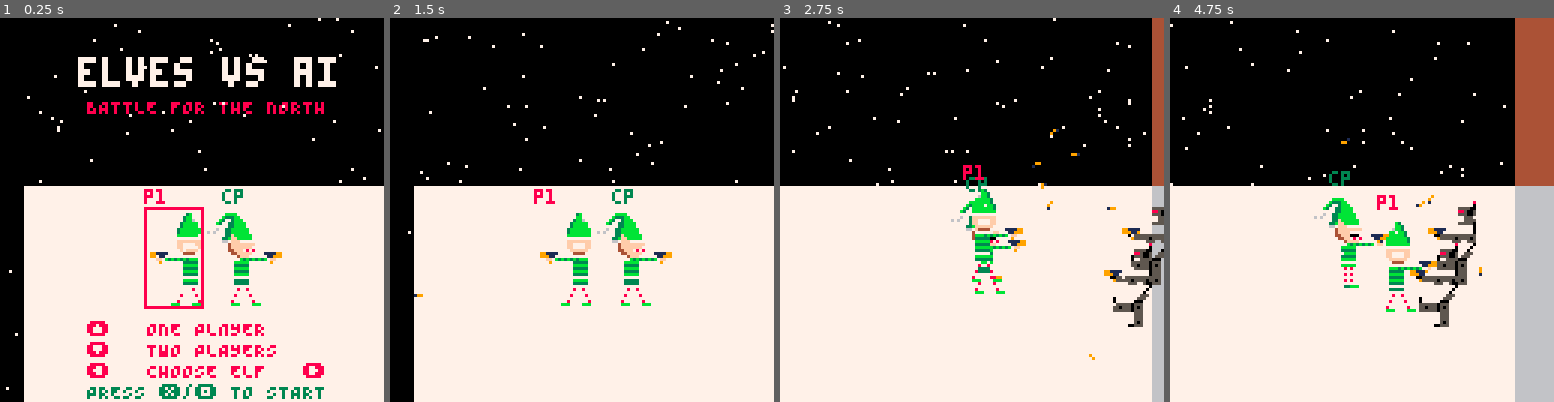
Above: before the commit, frames 1-4 (left to right).
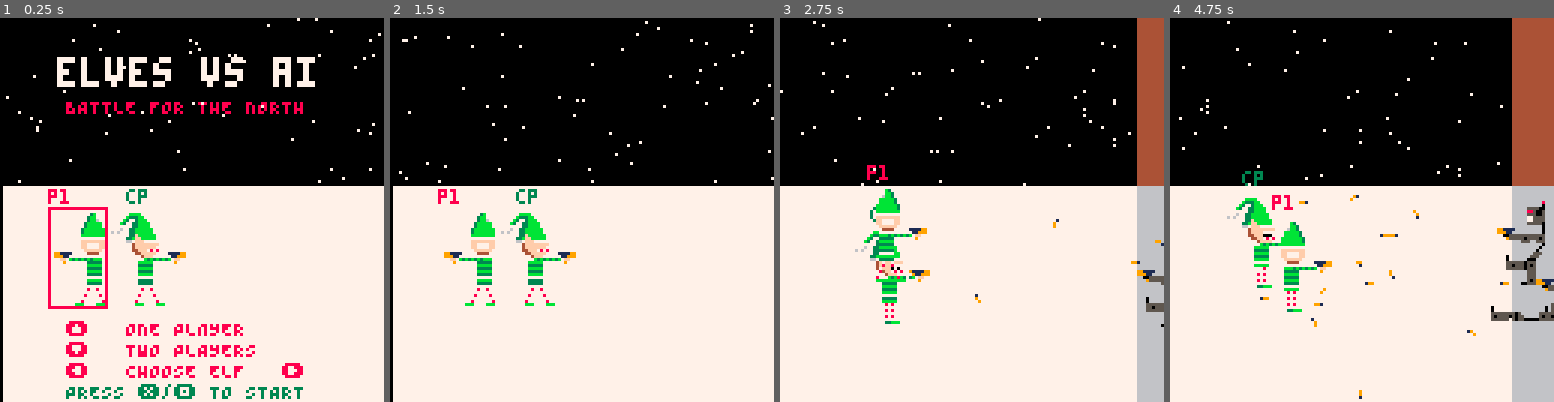
Above: after the commit, the same moments.

Repository: ryangrossGitHub/eva
Game: PICO-8 cartridge eva.p8
Same seed, same stepped clock (60 frames per second), same inputs: the game is played once before the commit and once after it.
Inputs:
- Up to frame 1 (0.25 s): no input
- Up to frame 2 (1.5 s): tap X (X key) at 0.33, 1.07 s; tap O (Z key) at 0.7 s
- Up to frame 3 (2.75 s): hold Right 1.6-2.1 s; tap O (Z key) at 1.7, 2.1, 2.5 s; tap X (X key) at 1.85 s; hold Up 2.15-2.42 s; hold Right from 2.47 s (still down)
- Up to frame 4 (4.75 s): tap O (Z key) every 0.4 s from 2.9 to 4.5 s; tap X (X key) at 2.97, 4.08 s; release Right at 3.03 s; hold Left 3.08-3.58 s; hold Down 3.63-3.97 s; hold Right 4.02-4.68 s; hold Up from 4.73 s (still down)

The runs differ from the first frame. In frame 1, 17% of the frame differs, in the area x 0-100%, y 0-100%; in frame 2, 8.0%; in frame 3, 9.1%; in frame 4, 8.6%.

Commit message:
Fixed friendly fire. Adding bot pushing mechanism. Bot falling animation.

Diff:
--- a/eva.p8
+++ b/eva.p8
@@ -270,9 +270,6 @@
 
 
 
-__gff__
-0000000000000000000000000000000000000000000000000000000000000000000000000000000000000000000000000000000000000000000000000000000000000000000000000000000000000000000000000000000000000000000000000000000000000000000000000000000000000000000000000000000000000000
-0000000000000000000000000000000000000000000000000000000000000000000000000000000000000000000000000000000000000000000000000000000000000000000100000000000000000000000000000000000000000000000000000000000000000000000000000000000000000000000000000000000000000000
 __map__
 c3c3c3c3c3c3c3c3c3c3c3c3c3c3c3c3d1d1d1d1d1d1d1d1d1d1d1d1d1d1d1d1d1d1d1d1d1d1d1d1d1d1d1d1d1d1c3c3c3c3c3c3c3c3c3c3c3c3c3c3c3c3c3c3c3c3c3c3c3c3c3c3c3c3c3c3c3c3c3c3c3c3c3c3c3c3c3c3c3c3c3c3c3c3c3c3c3c3c3c3c3c3c3c3c3c3c3c3c3c3c3c3c3c3c3c3c3c300000000000000000000
 c3c3c3c3c3c3c3c3c3c3c3c3c3c3c3c3d1d1d1d1d1d1d1d1d1d1d1d1d1d1d1d1d1d1d1d1d1d1d1d1d1d1d1d1d1d1c3c3c3c3c3c3c3c3c3c3c3c3c3c3c3c3c3c3c3c3c3c3c3c3c3c3c3c3c3c3c3c3c3c3c3c3c3c3c3c3c3c3c3c3c3c3c3c3c3c3c3c3c3c3c3c3c3c3c3c3c3c3c3c3c3c3c3c3c3c3c3c3c3c3c3c3c3c3c3c3c3c3
@@ -284,8 +281,8 @@
 c2c2c2c2c2c2c2c2c2c2c2c2c2c2c2c2c0c0c0c0c0c0c0c0c0c0c0c0c0c0c0c0c0c0c0c0c0c0c0c0c0c0c0c0c0c0c3c3c3c3c3c3c3c3c3c3c3c3c3c3c3c3c3c3c3c3c3c3c3c3c3c3c3c3c3c3c3744040404040404040404040404040c3c3c3404040c3c3c3c3c3c340404040c3404040404040404040c340404040c3c340c340
 c2c2c2c2c2c2c2c2c2c2c2c2c2c2c2c2c0c0c0c0c0c0c0c0c0c0c0c0c0c0c0c0c0c0c0c0c0c0c0c0c0c0c0c0c0c0c3c3c3c3c3c3c3c3c3c3c3c3c3c3c3c3c3c340c3c3c3c3c3c3c3c3c3c3c3c3c340404040404040404040404040404040404040c340404040c3c340404040c340404040404040404040404040404040404040
 c2c2c2c2c2c2c2c2c2c2c2c2c2c2c2c2c0c0c0c0c0c0c0c0c0c0c0c0c0c0c0c0c0c0c0c0c0c0c0c0c0c0c0c0c0c0c3c3c3c3c3c3c3c3c3c3c3c3c3c3c3c3c3c340c3c3c3c3c3c3c3c3c3c3c3c3c340404040404040404040404040404040404040404040c3c3c340404040404040404040404040404040404040404040404040
-c2c2c2c2c2c2c2c2c2c2c2c2c2c2c2c2c0c0c0c0c0c0c0c5c5c5c5c5c5c5c0c0c0c0c0c0c0c0c0c0c0c0c0c0c0c0c3c3c3c3c3c3c3c3c3c3c3c3c3c3c3c3c3c340c3c3c3c3c3c3c3c3c3c3c3c3c3404040404040404040404040404040404040404040404040404040404040404040404040404040c340404040404040404040
-c2c2c2c2c2c2c2c2c2c2c2c2c2c2c2c2c0c0c0c0c0c0c0c5c0c0c0c0c0c5c0c0c0c0c0c0c0c0c0c0c0c0c0c0c0c0c3c3c3c3c3c3c3c3c3c3c3c3c3c3c3c3c3c340c3c3c3c3c3c3c3c3c3c3c3c3c34040404040404040404040404040404040404040404040404040404040404040404040404040404040404040404040404040
+c2c2c2c2c2c2c2c2c2c2c2c2c2c2c2c2c0c0c0c0c0c0c0c0c0c0c0c0c0c0c0c0c0c0c0c0c0c0c0c0c0c0c0c0c0c0c3c3c3c3c3c3c3c3c3c3c3c3c3c3c3c3c3c340c3c3c3c3c3c3c3c3c3c3c3c3c3404040404040404040404040404040404040404040404040404040404040404040404040404040c340404040404040404040
+c2c2c2c2c2c2c2c2c2c2c2c2c2c2c2c2c0c0c0c0c0c0c0c0c0c0c0c0c0c0c0c0c0c0c0c0c0c0c0c0c0c0c0c0c0c0c3c3c3c3c3c3c3c3c3c3c3c3c3c3c3c3c3c340c3c3c3c3c3c3c3c3c3c3c3c3c34040404040404040404040404040404040404040404040404040404040404040404040404040404040404040404040404040
 c2c2c2c2c2c2c2c2c2c2c2c2c2c2c2c2c0c0c0c0c0c0c0c0c0c0c0c0c0c0c0c0c0c0c0c0c0c0c0c0c0c0c0c0c0c0c3c3c3c3c3c3c3c3c3c3c3c3c3c3c3c3c3c340c3c3c3c3c3c3c3c3c3c3c3c3c34040404040404040404040404040c34040404040404040404040404040404040404040404040404040404040404040404040
 c2c2c2c2c2c2c2c2c2c2c2c2c2c2c2c2c0c0c0c0c0c0c0c0c0c0c0c0c0c0c0c0c0c0c0c0c0c0c0c0c0c0c0c0c0c0c3c3c3c3c3c3c3c3c3c3c3c3c3c3c3c3c3c340c3c3c3c3c3c3c3c3c3c3c3c3c34040404040404040404040404040404040404040404040404040404040404040404040404040404040404040404040404040
 c2c2c2c2c2c2c2c2c2c2c2c2c2c2c2c2c0c0c0c0c0c0c0c0c0c0c0c0c0c0c0c0c0c0c0c0c0c0c0c0c0c0c0c0c0c0c3c3c3c3c3c3c3c3c3c3c3c3c3c3c3c3c3c3c3c3c3c3c3c3c3c3c3c3c3c3c3c34040404040404040404040404040404040404040404040404040404040404040404040404040404040404040404040404040
--- a/src/enemies.lua
+++ b/src/enemies.lua
@@ -5,32 +5,33 @@
 enemy_spawn_delay_count = 0
 enemy_health = 20
 enemy_head_sprite_list = {132, 133, 148, 149, 164, 165, 180, 181}
-enemy_dead_frame = 1000 -- how long before removing from table to avoid out of mem error
+enemy_dead_frame = 40 -- how long before removing from table to avoid out of mem error
 
 function spawn_enemy(speed)
 	enemy = {
 		sprite_number = 144,
 		sprite_number_face = 132, --rnd(enemy_head_sprite_list),
 		speed = speed, -- movement speed
-		sprite_flip = true,
+		flip_sprite = true,
 		x = camera_x + screen_size + 16,
 		y = rnd(48) + 48,
 		w = 8,
 		h = 32,
-		death_animation_frame_delay = 20,
+		death_animation_frame_delay = 7,
 		death_animation_frame_count = 0, -- death animation frame count
 		dead = false,
 		animation_frame_delay = 7, -- animation frame delay
 		animation_frame_count = 0,
 		destination = flr(rnd(2)) + 1, -- 1 = player 1, 2 = player 2
 		damage = 0,
+		max_damage = 10,
 		dead_frames = 0,
 		fire_delay = 10,
 		fire_delay_count = 0
 	}
 
 	if enemy.x > camera_x + screen_size/2 then
-		enemy.sprite_flip = false
+		enemy.flip_sprite = false
 	end
 
 	-- if wall spawn support then 25% chance of wall spawn
@@ -47,6 +48,8 @@
 end
 
 function update_enemies()
+	p1.enemy_collision = false
+	p2.enemy_collision = false
 	for enemy in all(enemies) do
 		if enemy.dead then
 			if enemy.dead_frames >= enemy_dead_frame then
@@ -58,18 +61,14 @@
 				if enemy.death_animation_frame_count >= enemy.death_animation_frame_delay then
 					enemy.death_animation_frame_count = 0
 
-					if enemy.sprite_number == 150 then
-						enemy.sprite_number = 128
+					if enemy.sprite_number == 134 then
+						enemy.sprite_number = 186
 					end
 				end
 			end
 		else
 
-			if enemy.destination == 1 then
-				seek_player(enemy, p1)
-			elseif enemy.destination == 2 then
-				seek_player(enemy, p2)
-			end
+			seek_players(enemy)
 
 			enemy.animation_frame_count += 1
 
@@ -87,20 +86,32 @@
 	end
 end
 
-function seek_player(enemy, p)
-	local distance = abs(p.x - enemy.x)
+function seek_players(enemy)
+	if p1.x < enemy.x - enemy.speed
+		and p2.x < enemy.x - enemy.speed then
+		enemy.x -= enemy.speed
+		enemy.flip_sprite = false
 
-	if distance > 25 then
-		if p.x < enemy.x - enemy.speed then
-			enemy.x -= enemy.speed
-			enemy.sprite_flip = false
-		elseif p.x > enemy.x + enemy.speed then
-			enemy.x += enemy.speed
-			enemy.sprite_flip = true
+		-- pushing effect
+		if enemy.x - p1.x - p1.w < 8 -- x collision
+			and (abs(enemy.y - p1.y) < 32) then -- y collision
+			p1.enemy_collision = true
 		end
+
+		if enemy.x - p2.x - p2.w < 8 -- x collision
+			and (abs(enemy.y - p2.y) < 32) then -- y collision
+			p2.enemy_collision = true
+		end
+	elseif p1.x > enemy.x + enemy.speed
+		and p2.x > enemy.x + enemy.speed then
+		enemy.x += enemy.speed
+		enemy.flip_sprite = true
 	end
 
-	handle_enemy_fire(enemy)
+	-- prevent firing from off screen
+	if abs(p1.x - enemy.x) < screen_size - 30 or abs(p2.x - enemy.x) < screen_size - 30 then
+		handle_enemy_fire(enemy)
+	end
 end
 
 function handle_enemy_fire(e)
@@ -110,11 +121,11 @@
 		e.fire_delay_count = 0
 
 		local xd = 15
-		if not e.sprite_flip then
+		if not e.flip_sprite then
 			xd = -xd
 		end
 		sfx(0)
-		spawn_dart(e.x+4, e.y+6, xd, 0)
+		spawn_dart(e.x+4, e.y+6, xd, 0, true)
 	end
 end
 
@@ -122,22 +133,22 @@
 	for enemy in all(enemies) do
 		if enemy.sprite_number == -1 then
 			-- shotgun death, don't draw
-		elseif enemy.sprite_number == 136 then
+		elseif enemy.sprite_number == 186 then
 			-- wide instead of tall sprite
-			spr(enemy.sprite_number, enemy.x, enemy.y, 4, 2, enemy.sprite_flip, false)
-		elseif enemy.sprite_number == 128 then
+			spr(enemy.sprite_number, enemy.x, enemy.y+14, 4, 1, enemy.flip_sprite, false)
+		elseif enemy.sprite_number == 134 then
 			-- wide instead of tall sprite and need to lower it
-			spr(enemy.sprite_number, enemy.x, enemy.y + 16, 3, 1, enemy.sprite_flip, false)
+			spr(enemy.sprite_number, enemy.x, enemy.y-8, 4, 4, enemy.flip_sprite, false)
 		elseif enemy.sprite_number == 150 then
-			spr(enemy.sprite_number, enemy.x, enemy.y, 2, 3, enemy.sprite_flip, false)
+			spr(enemy.sprite_number, enemy.x, enemy.y, 2, 3, enemy.flip_sprite, false)
 		else
 			-- body
-			spr(enemy.sprite_number, enemy.x, enemy.y, 2, 3, enemy.sprite_flip, false)
+			spr(enemy.sprite_number, enemy.x, enemy.y, 2, 3, enemy.flip_sprite, false)
 			-- head
-			if enemy.sprite_flip then
-				spr(enemy.sprite_number_face, enemy.x, enemy.y - 4, 1, 1, enemy.sprite_flip, false)
+			if enemy.flip_sprite then
+				spr(enemy.sprite_number_face, enemy.x, enemy.y - 4, 1, 1, enemy.flip_sprite, false)
 			else
-				spr(enemy.sprite_number_face, enemy.x + 8, enemy.y - 4, 1, 1, enemy.sprite_flip, false)
+				spr(enemy.sprite_number_face, enemy.x + 8, enemy.y - 4, 1, 1, enemy.flip_sprite, false)
 			end
 		end
 	end
--- a/src/particles.lua
+++ b/src/particles.lua
@@ -2,12 +2,13 @@
 
 darts = {}
 
-function spawn_dart(x, y, dx, dy)
+function spawn_dart(x, y, dx, dy, e)
     add(darts, {
         x = x,
         y = y,
         dx = dx,
         dy = dy,
+        enemy_fire = e,
         life = 90,
         bounces = 3,
         is_tumbling = false,
@@ -45,29 +46,45 @@
         end
 
         -- 4. collision and ricochet
-        for e in all(enemies) do
-            dart_collision_detection(d, e)
+        -- avoid friendly fire
+        if d.enemy_fire then
+            dart_collision_detection(d, p1, 1)
+            dart_collision_detection(d, p2, 1)
+        else
+            local damage = 1
+            if p1.weapon == 1 then
+                damage = 0.5
+            end
+            for e in all(enemies) do
+                if not e.dead then
+                    dart_collision_detection(d, e, damage)
+                end
+            end
         end
-
-        dart_collision_detection(d, p1)
-        dart_collision_detection(d, p2)
-        dart_map_collision_detection(d)
-
     end
 end
 
-function dart_collision_detection(d, o)
+function dart_collision_detection(d, o, damage)
     if d.x >= o.x and d.x <= o.x + o.w and
         d.y >= o.y and d.y <= o.y + o.h then
 
         local return_dir = 1
         if d.dx > 0 then return_dir = -1 end
 
-        -- if return_dir == 1 then
-        --     o.x -= 1
-        -- else
-        --     o.x += 1
-        -- end
+        if return_dir == 1 then
+            o.x -= 1
+        else
+            o.x += 1
+        end
+
+        if o.max_damage then
+            o.damage += damage
+
+            if o.damage >= o.max_damage then
+                o.dead = true
+                o.sprite_number = 134
+            end
+        end
 
         d.life += 40
 
@@ -83,48 +100,6 @@
         else
             d.dx = (0.2 + rnd(1)) * return_dir
             d.dy = -0 - rnd(1)
-        end
-
-        d.bounces = d.bounces - 1
-        if d.bounces <= 0 then
-            del(darts, d)
-        end
-    end
-end
-
-function dart_map_collision_detection(d)
-    -- Convert dart pixel coordinates to map tile coordinates
-    local tile_x = flr(d.x / 8)
-    local tile_y = flr(d.y / 8)
-
-    -- Get the sprite ID at this tile and check for Flag 0
-    local sprite = mget(tile_x, tile_y)
-
-    if fget(sprite, 0) then
-        local return_dir = 1
-        if d.dx > 0 then return_dir = -1 end
-
-        d.life += 40
-
-        -- activate visual spin on hits
-        if not d.is_tumbling then -- first hit
-            d.dx = (1.0 + rnd(2.0)) * return_dir
-            d.dy = -1.5 - rnd(3.0)
-            d.is_tumbling = true
-            -- random direction (clockwise/counter-clockwise) and faster speed
-            d.spin_speed = 0.15 + rnd(0.2)
-            if rnd(1) > 0.5 then d.spin_speed = -d.spin_speed end
-        else
-            d.dx = (0.2 + rnd(1)) * return_dir
-            d.dy = -0 - rnd(1)
-        end
-
-        -- Reset pixel positions using the 8x8 tile boundaries
-        -- (tile_x * 8) is the left edge, (+ 8) is the right edge
-        if d.dx > 0 then
-            d.x = (tile_x * 8) + 8 + 1
-        else
-            d.x = (tile_x * 8) - 1
         end
 
         d.bounces = d.bounces - 1
--- a/src/players.lua
+++ b/src/players.lua
@@ -1,7 +1,7 @@
 player_move = false
 
-init_jenn_x = 43
-init_chad_x = 69
+init_jenn_x = 18
+init_chad_x = 44
 init_player_y = 64
 
 camera_shake_offset = 0
@@ -45,7 +45,8 @@
 	recoil_delay = 1,
 	recoil_count = 0,
 	speed = 1,
-	weapon_list_index = 1
+	weapon_list_index = 1,
+	enemy_collision = false
 }
 
 c = {
@@ -76,7 +77,8 @@
 	recoil_delay = 1,
 	recoil_count = 0,
 	speed = 1,
-	weapon_list_index = 1
+	weapon_list_index = 1,
+	enemy_collision = false
 }
 
 p1 = j
@@ -207,18 +209,15 @@
 			w.found = true
 			p1.weapon = w.id
 			p2.weapon = w.id
-			sfx(57)
 		end
 	end
 end
 
 function update_player_move(p, ctrl)
 	-- ctrl is the controller maping
-
 	if btn(0, ctrl)
 		and p.x > 0 -- not out of bounds
-		and p.x > camera_x + 16 -- in camera frame
-		and not fget(mget(flr((p.x + 16 - p.speed) / 8), flr((p.y + 24) / 8)), 0) then -- not running into object
+		and p.x > camera_x then -- in camera frame
 		p.flip_sprite = true
 		p.x -= p.speed
 
@@ -228,7 +227,7 @@
 	elseif btn(1, ctrl)
 		and p.x < screen_size * map_width - 16 -- not past the end of the map
 		and p.x < camera_x + screen_size - 16 -- both players in camera frame
-		and not fget(mget(flr((p.x + 8 + p.speed)/ 8), flr((p.y + 24) / 8)), 0) then -- not running into object
+		and not (not p.flip_sprite and p.enemy_collision) then -- can't move through enemies
 		p.flip_sprite = false
 		p.x += p.speed
 
@@ -237,11 +236,9 @@
 		end
 	end
 
-	if btn(2, ctrl) and p.y > 24
-		and not fget(mget(flr((p.x + 8) / 8), flr((p.y - p.speed + 24) / 8)), 0) then -- not running into object
+	if btn(2, ctrl) and p.y > 24 then
 		p.y -= p.speed
-	elseif btn(3, ctrl) and p.y < screen_size - 33
-		and not fget(mget(flr((p.x + 8) / 8), flr((p.y + p.speed + 24) / 8)), 0) then -- not running into object
+	elseif btn(3, ctrl) and p.y < screen_size - 33 then
 		p.y += p.speed
 	end
 
@@ -266,25 +263,10 @@
 		-- 		end
 		-- 	end
 	end
-
-	if btn(❎, ctrl) and not displaying_weapons then
-		p.speed = 2
-
-		if not coop then
-			p2.speed = 2
-		end
-	else
-		p.speed = 1
-
-		if not coop then
-			p2.speed = 1
-		end
-	end
 end
 
 function center_camera_on_players()
-	-- local camera_center = flr(camera_x + screen_size/2)
-	local players_center = flr((p1.x + p2.x) / 2)
+	local players_center = flr((p1.x + p2.x + 64) / 2)
 
 	camera_x = players_center - screen_size/2
 end
@@ -305,7 +287,7 @@
 		xd = -xd
 	end
 	-- add(particles, particle(p.x+4, p.y + 15, xs, 0, 9, 7, nil, p.flip_sprite))
-	spawn_dart(p.x+4, p.y + 15, xd, 0)
+	spawn_dart(p.x+4, p.y + 15, xd, 0, false)
 end
 
 function draw_player_weapon(p)
--- a/src/stages.lua
+++ b/src/stages.lua
@@ -11,12 +11,12 @@
 
 stages = {
   {
-    enemy_spawn_count = 2, -- unlimited
+    enemy_spawn_count = 999, -- unlimited
     enemy_speed = 0.4,
-    enemy_spawn_delay = 14,
+    enemy_spawn_delay = 30,
     enemy_spawn_initial_delay = 0,
     enemy_spawn_initial_delay_count = 0,
-    music_track = 24,
+    music_track = 0,
     weapon_unlock = 1
   },
   {
@@ -43,7 +43,7 @@
   if n == 0 then
     load_start()
   elseif n == 1 then
-    music(24)
+    music(0)
     e_spawn = true
     player_move = true
   else
Not shown, changed: 40 lines of the sprite sheet (__gfx__) section of eva.p8
Not shown, changed: the sound effects (__sfx__) section of eva.p8
